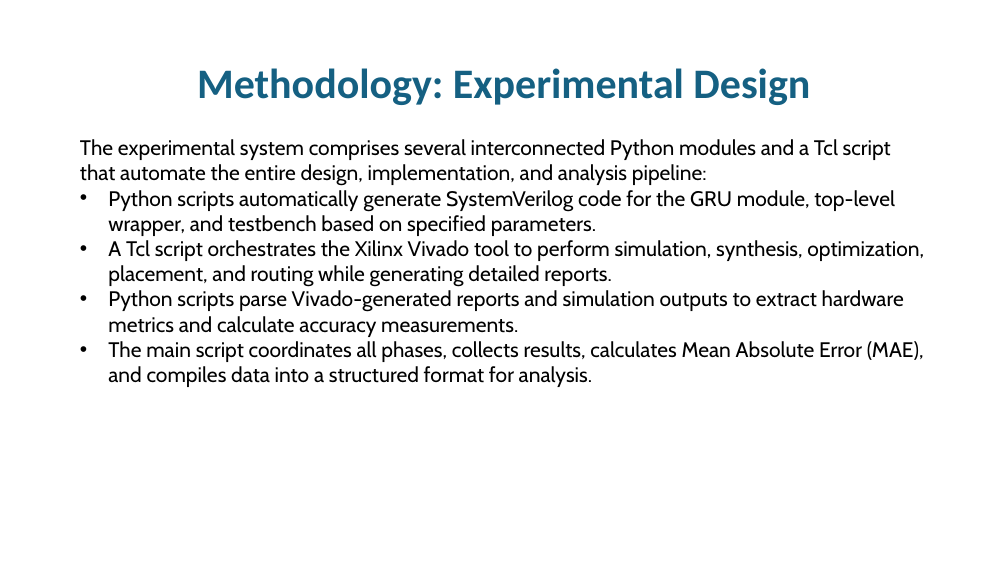
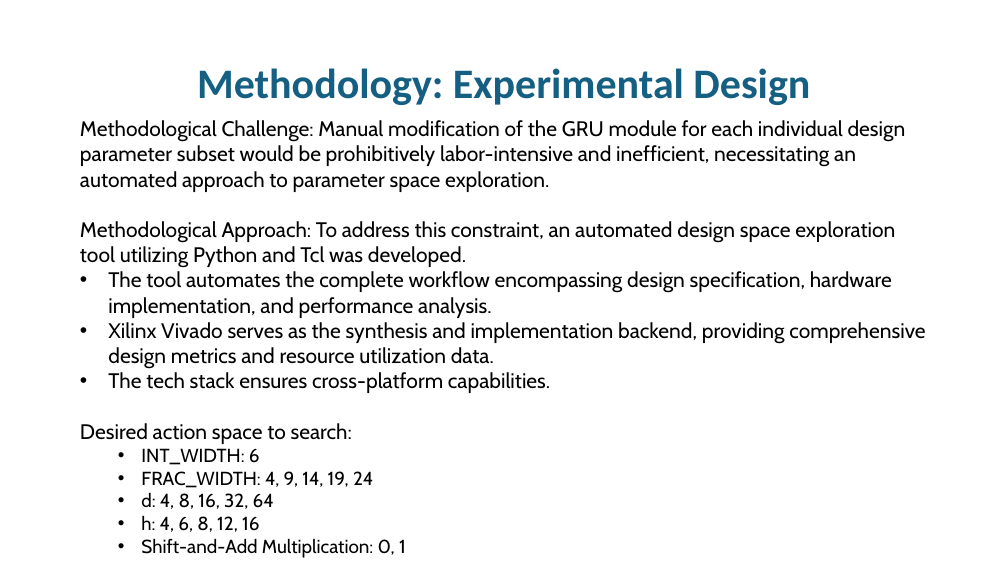
Before and after one commit to thesixtium/gru-hardware-implementation-and-optimization, a slide deck: slide 6 of Thesis Proposal Defence.pptx. Drawn at 1008x567 pixels with LibreOffice and Linux fonts; fonts in the diff are those of the drawing; background and template pictures are left out. Boxes give left, top, right and bottom in pixels: in the first picture for what was removed or moved away, otherwise in the second. Text is boxed around its words. In the diff, an @@ line names an element or a change of style, - is before the commit and + after.

```diff
--- a/Thesis Proposal Defence.pptx
+++ b/Thesis Proposal Defence.pptx
@@ text at bbox=[80, 120, 925, 558]: text changed @@
-The experimental system comprises several interconnected Python modules and a Tcl script that automate the entire design, implementation, and analysis pipeline:
-• Python scripts automatically generate SystemVerilog code for the GRU module, top-level wrapper, and testbench based on specified parameters.
-• A Tcl script orchestrates the Xilinx Vivado tool to perform simulation, synthesis, optimization, placement, and routing while generating detailed reports.
-• Python scripts parse Vivado-generated reports and simulation outputs to extract hardware metrics and calculate accuracy measurements.
-• The main script coordinates all phases, collects results, calculates Mean Absolute Error (MAE), and compiles data into a structured format for analysis.
+Methodological Challenge: Manual modification of the GRU module for each individual design parameter subset would be prohibitively labor-intensive and inefficient, necessitating an automated approach to parameter space exploration.
+Methodological Approach: To address this constraint, an automated design space exploration tool utilizing Python and Tcl was developed.
+• The tool automates the complete workflow encompassing design specification, hardware implementation, and performance analysis.
+• Xilinx Vivado serves as the synthesis and implementation backend, providing comprehensive design metrics and resource utilization data.
+• The tech stack ensures cross-platform capabilities.
+Desired action space to search:
+  • INT_WIDTH: 6
+  • FRAC_WIDTH: 4, 9, 14, 19, 24
+  • d: 4, 8, 16, 32, 64
+  • h: 4, 6, 8, 12, 16
+  • Shift-and-Add Multiplication: 0, 1
```
Also in this commit, not shown: 4 other slides changed.
